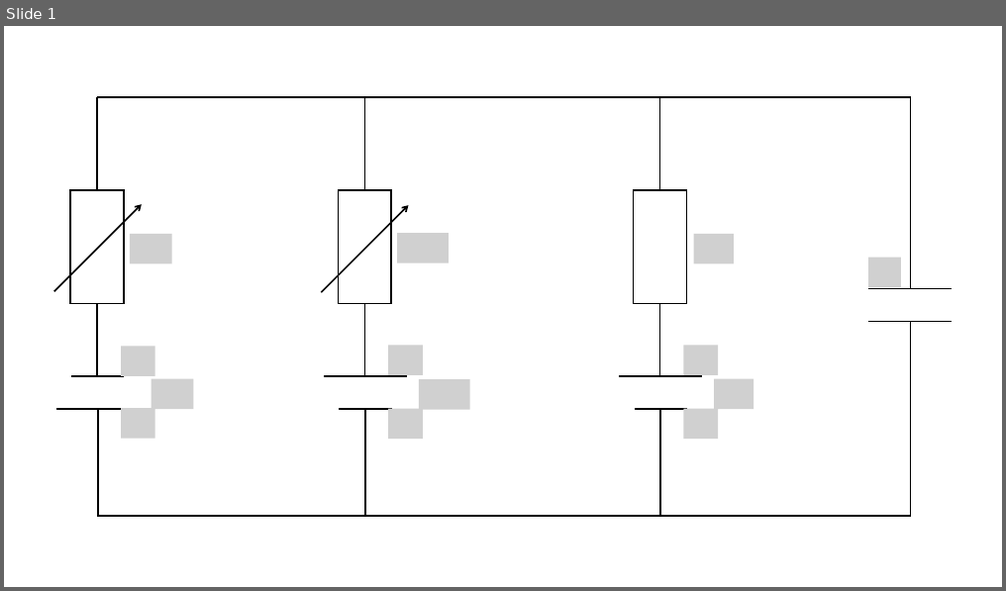
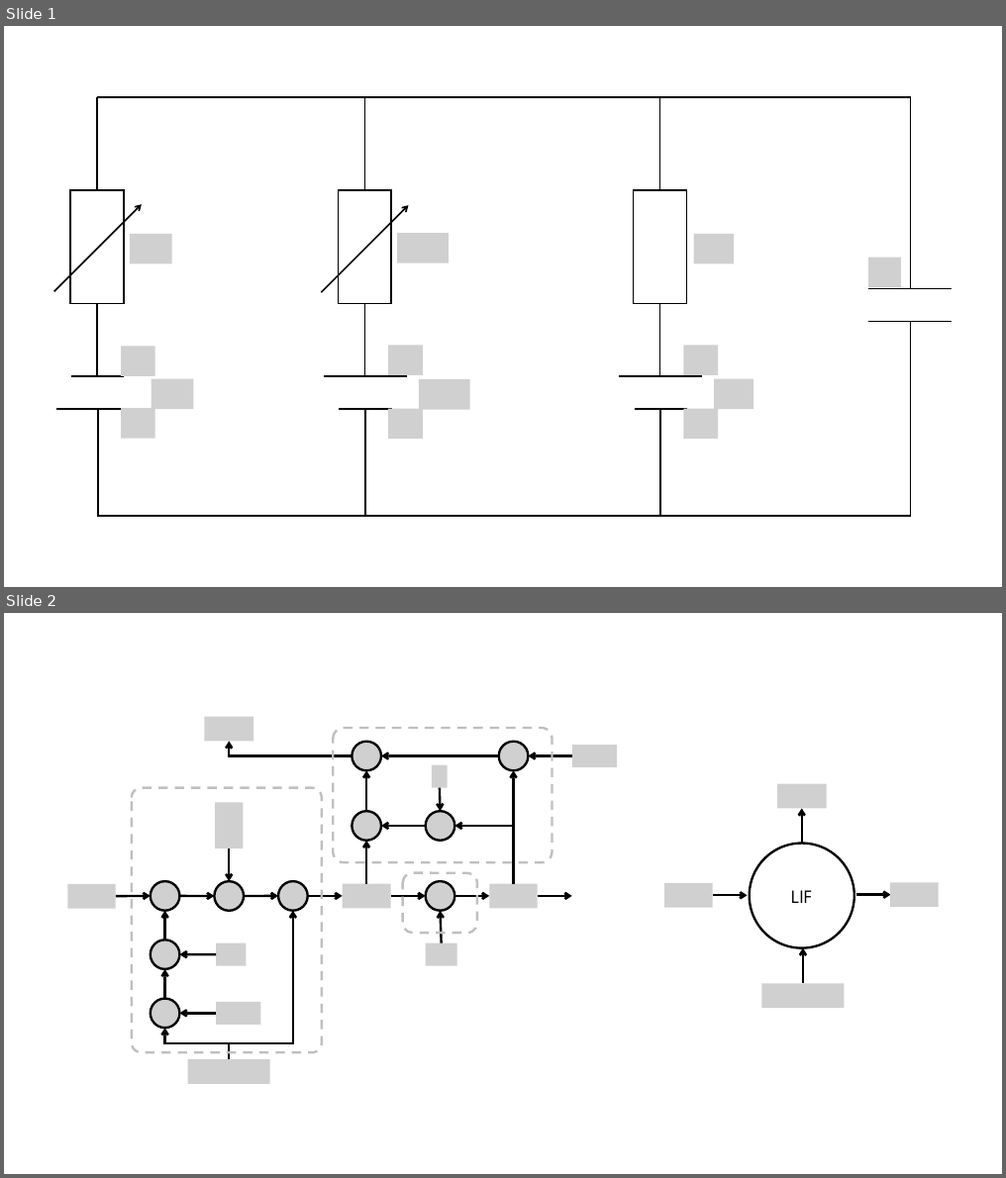
Before and after one commit to AmperiaWang/amperiawang.github.io, a slide deck: note_source/SNN/assets/images.pptx. Shown one above the other, each under a label of ours: slide 1 before the commit, slides 1 and 2 after it. The pictures are 1006x591 and 1006x1178 pixels, drawn with LibreOffice and Linux fonts; fonts in the diff are those of the drawing; grey boxes stand for pictures. Boxes give left, top, right and bottom in pixels: in the first picture for what was removed or moved away, otherwise in the second. Text is boxed around its words. In the diff, an @@ line names an element or a change of style, - is before the commit and + after.

```diff
--- a/note_source/SNN/assets/images.pptx
+++ b/note_source/SNN/assets/images.pptx
@@ slide 2 added at box(4, 613, 1002, 1174), background #FFFFFF @@
@@ rounded rectangle added at box(334, 728, 552, 862), outline #BFBFBF 2.25 pt dashed @@
@@ rounded rectangle added at box(132, 788, 322, 1054), outline #BFBFBF 2.25 pt dashed @@
@@ group added at box(665, 783, 939, 1008): 4 pictures, 4 arrows, 1 ellipse @@
+LIF
@@ rounded rectangle added at box(403, 873, 477, 934), outline #BFBFBF 2.25 pt dashed @@
@@ group added at box(67, 716, 617, 1084): 21 pictures, 20 arrows, 4 elbow arrows @@
```
Also in this commit, not shown: 3 slides removed, 25 other files.
